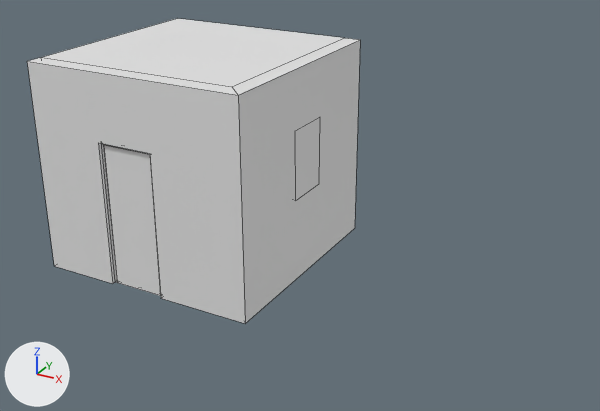
The Blender file BIM/BlenderBIM/OD_BlenderBIM_Template.blend: old version first, new version second.
Camera for both pictures: a 50 mm camera at (8.38, -8.02, 5.72) aimed at (3.29, 1.24, 1.09). The lights are fixed; the arrows at lower left show +X, +Y and +Z. Mesh edges are drawn as thin lines.

In view in the first picture: 'IfcDoor/Dumb Door', 'IfcSpace/GENERIC', 'IfcWall/Dumb Wall'.
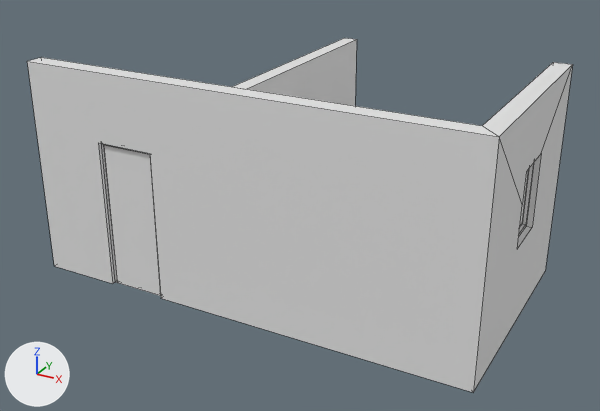
Location of each change, [x1, y1, x2, y2] in pixels of the pictures (600 x 411 px; the box of a moved part takes in the faces that stretch with it):
'IfcWall/Dumb Wall', mesh moved, mesh rescaled, modifiers changed, reshaped (64% wider, 17% taller): before [27, 38, 360, 323]; after [27, 57, 573, 392]
'IfcSpace/GENERIC', hidden: before [43, 18, 343, 87]
'IfcWall/Dumb Wall.001', added: after [233, 38, 357, 106]
'IfcWindow/Dumb Window', moved (not visible before): after [519, 163, 534, 236]
part 1 of me_dumb_window_opening, moved or reshaped (not visible before): after [517, 154, 541, 249]

What changed in the scene script:
```text
Change me_model_body_model_view_1c9w90e9f4vq2ox2iv2dz1:
    where me_model_body_model_view_1c9w90e9f4vq2ox2iv2dz1.from_pydata(...)  # 24 vertices, 22 faces; spans x 0.0..0.7, y 0.0..0.1, z 0.0..1.0
    used by ob_ifcwindow_dumb_window; location = (3.2, 1.1, 1.22); rotation_euler = (0.0, 0.0, 1.571), in degrees (0, 0, 90)
    me_model_body_model_view_1c9w90e9f4vq2ox2iv2dz1 part 3: the whole mesh is moved by (0.0, -3.048, 0.0)
Change me_dumb_window_opening:
    where me_dumb_window_opening.from_pydata(...)  # 8 vertices, 6 faces; spans x 0.0..0.7, y -0.1..0.2, z 0.0..1.0
    used by ob_ifcopeningelement_dumb_window_opening; parent = ob_ifcwindow_dumb_window; location = (3.248, 1.424, 0.0)
    me_dumb_window_opening part 1: the whole mesh is moved by (0.0, -3.048, 0.0)
Change me_dumb_wall:
    where me_dumb_wall.from_pydata(...)  # 6 vertices, 2 faces; spans x 0.0..3.05, y 0.0..3.05, z 0.0..3.05
    used by ob_ifcwall_dumb_wall; location = (0.0, 0.0, 0.0)
    me_dumb_wall part 2: the whole mesh is scaled about the mesh origin by (2, 1, 1)
Add me_dumb_wall_001:
    me_dumb_wall_001.from_pydata([(0.0, 0.0, 0.0), (0.0, 0.0, 3.05), (3.05, 0.0, 3.05), (3.05, 0.0, 0.0)], [], [(0, 1, 2, 3)])
Change ob_ifcwindow_dumb_window:
    ob_ifcwindow_dumb_window.location: (3.2, 1.1, 1.22) -> (3.23, 1.1, 1.22)
Change ob_ifcspace_generic:
    add ob_ifcspace_generic.hide_set(True)  # wire or fog, not drawn
Change ob_ifcwall_dumb_wall:
    add _m = ob_ifcwall_dumb_wall.modifiers.new('EdgeSplit', 'EDGE_SPLIT')
Add ob_ifcwall_dumb_wall_001:
    ob_ifcwall_dumb_wall_001 = bpy.data.objects.new('IfcWall/Dumb Wall.001', me_dumb_wall_001)
    ob_ifcwall_dumb_wall_001.location = (3.05, 0.0, 0.0)
    ob_ifcwall_dumb_wall_001.rotation_euler = (0.0, 0.0, 1.571)  # degrees (0, 0, 90)
    _m = ob_ifcwall_dumb_wall_001.modifiers.new('Wall Width', 'SOLIDIFY')
    _m.thickness = 0.2
    _m.use_even_offset = True
```
